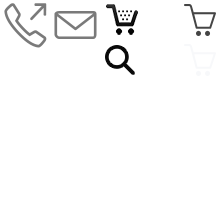
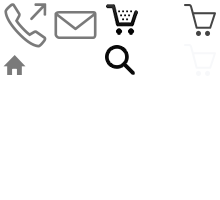
The second 220×200 image is a revision of the first. Changes to its layers:
added layer "Layer 2" above "Layer 1" over box(3, 55, 26, 75)
